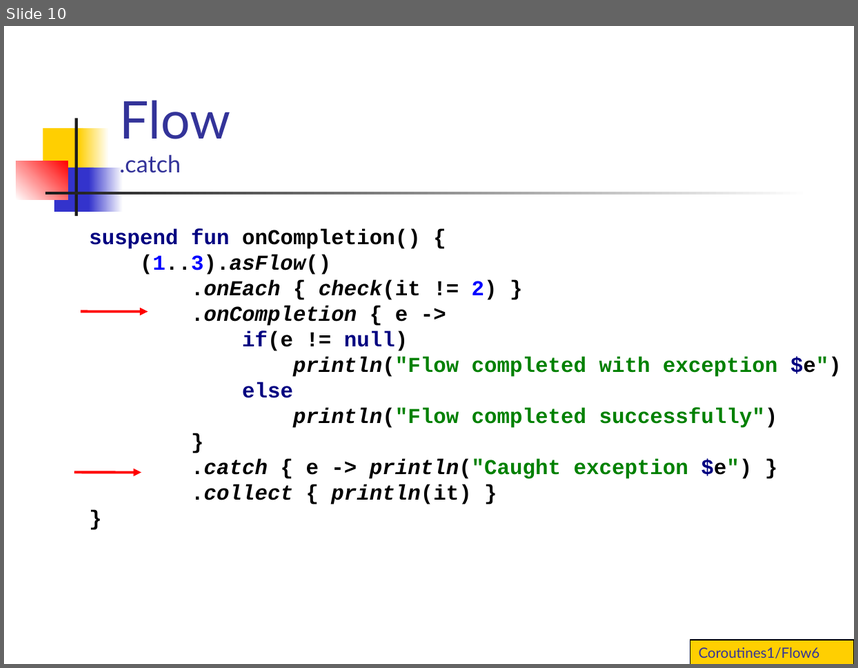
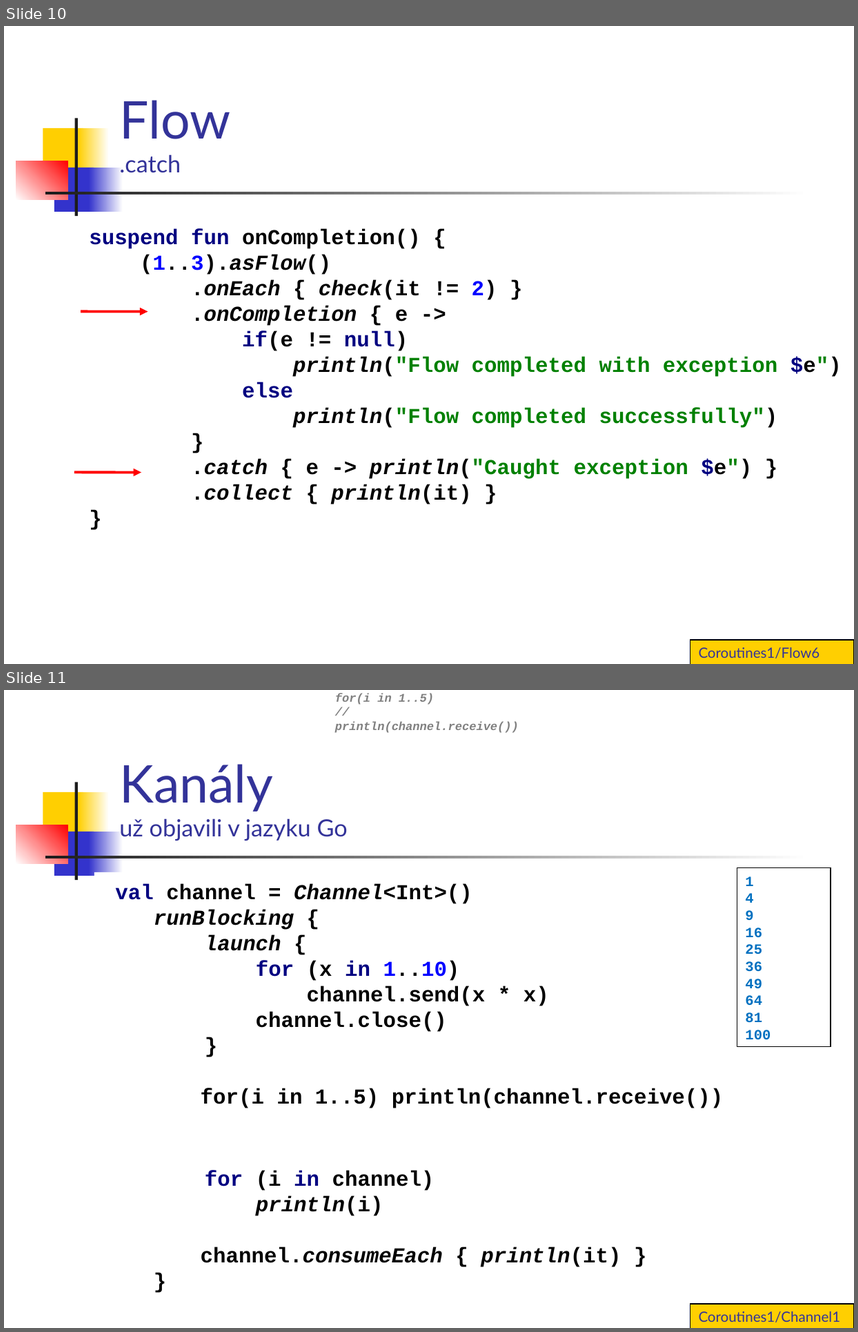
Before and after one commit to vmandro/Prednasky, a slide deck: 10/10B_Android.ppt. Shown one above the other, each under a label of ours: slide 10 before the commit, slides 10 and 11 after it. The pictures are 858x668 and 858x1332 pixels, drawn with LibreOffice and Linux fonts; fonts in the diff are those of the drawing. Boxes give left, top, right and bottom in pixels: in the first picture for what was removed or moved away, otherwise in the second. Text is boxed around its words. In the diff, an @@ line names an element or a change of style, - is before the commit and + after.

```diff
--- a/10/10B_Android.ppt
+++ b/10/10B_Android.ppt
@@ slide 11 added at bbox=[4, 690, 854, 1328], background #FFFFFF; not listed: 7 template elements that a slide beside it also shows @@
@@ rectangle added at bbox=[4, 694, 21, 728], fill #FFFFFF @@
@@ rectangle added at bbox=[18, 709, 36, 742], fill #FFFFFF @@
@@ text added at bbox=[335, 693, 519, 733], 10 pt, text #808080, bold, italic @@
+for(i in 1..5)
+// println(channel.receive())
@@ title added at bbox=[119, 764, 348, 841], 20 pt, text #333399 @@
+Kanály
+už objavili v jazyku Go
@@ rectangle added at bbox=[737, 867, 831, 1046], outline #000000 0.74 pt, 12 pt, text #0070C0, bold @@
+1
+4
+9
+16
+25
+36
+49
+64
+81
+100
@@ text added at bbox=[115, 884, 724, 1267], 18 pt, text #000000, bold @@
+val channel = Channel<Int>()
+runBlocking {
+launch {
+for (x in 1..10)
+channel.send(x * x)
+channel.close()
+}
+for(i in 1..5) println(channel.receive())
+for (i in channel)
+println(i)
+channel.consumeEach { println(it) }
+}
@@ rectangle added at bbox=[690, 1304, 854, 1328], fill #FFCF01, outline #000000 0.74 pt, 12 pt, text #333399 @@
+Coroutines1/Channel1
```
Also in this commit, not shown: 8 slides changed, 6 other slides added, 3 slides removed, 2 other files.
